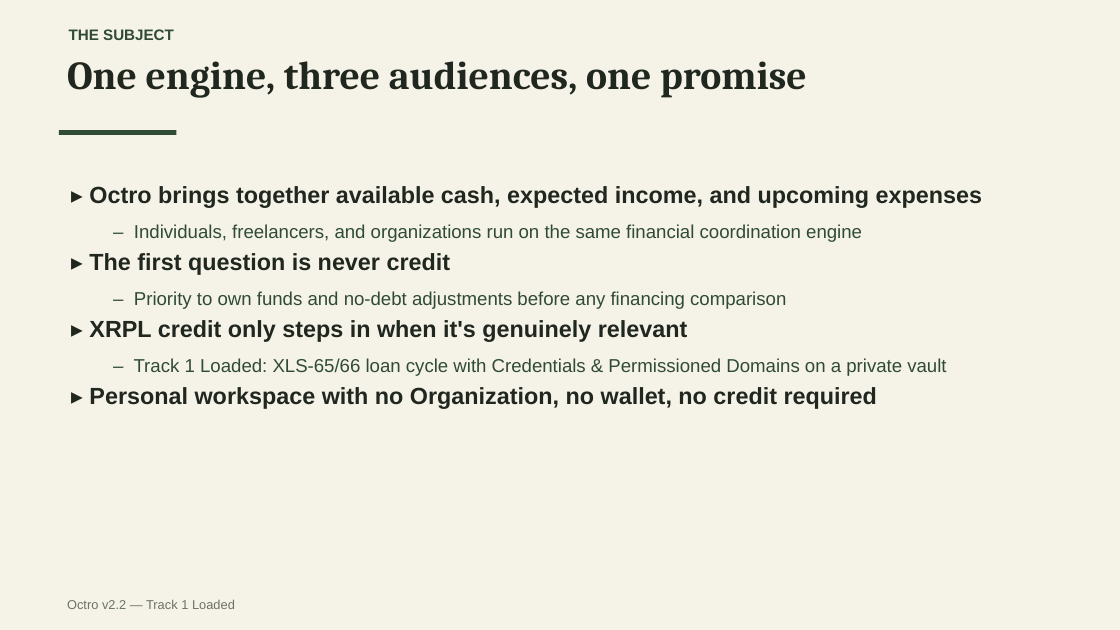
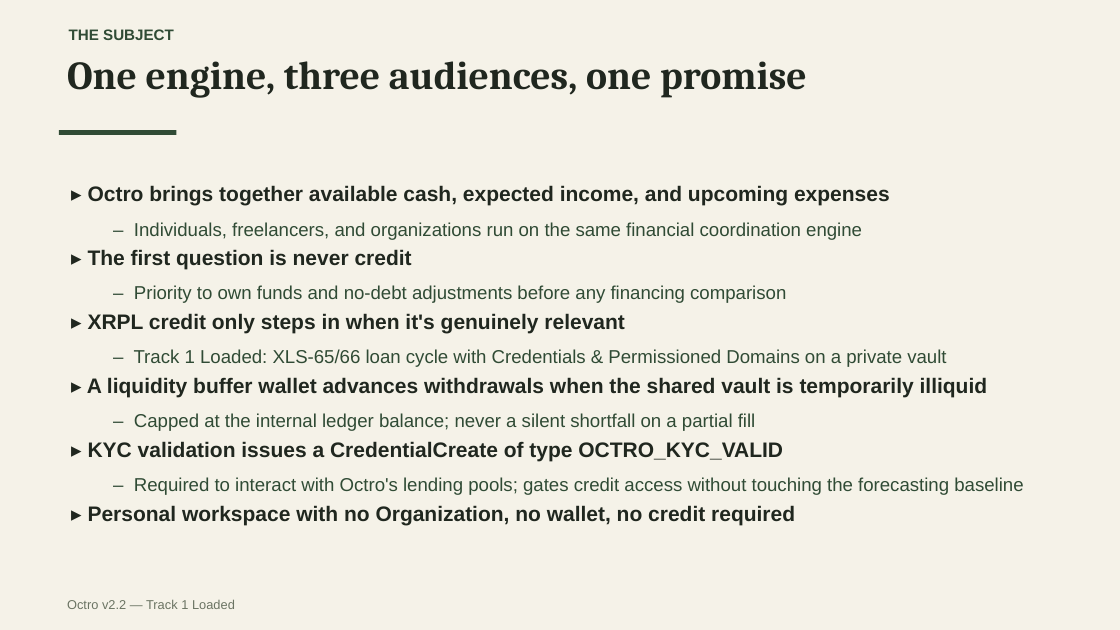
Before and after one commit to KaiZenKOS/Octro, a slide deck: slide 2 of docs/presentation/octro-presentation.pptx. Drawn at 1120x630 pixels with LibreOffice and Linux fonts; fonts in the diff are those of the drawing. Boxes give left, top, right and bottom in pixels: in the first picture for what was removed or moved away, otherwise in the second. Text is boxed around its words. In the diff, an @@ line names an element or a change of style, - is before the commit and + after.

```diff
--- a/docs/presentation/octro-presentation.pptx
+++ b/docs/presentation/octro-presentation.pptx
@@ text at <box>88,185,890,525</box>: size 20 to 18 pt in "▸ Octro brings together available cash, expected ...", "▸ The first question is never credit", "▸ XRPL credit only steps in when ...", "▸ Personal workspace with no Organization, no ..." @@
@@ text at <box>87,377,1023,495</box>: paragraphs added @@
+▸ A liquidity buffer wallet advances withdrawals when the shared vault is temporarily illiquid
+  – Capped at the internal ledger balance; never a silent shortfall on a partial fill
+▸ KYC validation issues a CredentialCreate of type OCTRO_KYC_VALID
+  – Required to interact with Octro's lending pools; gates credit access without touching the forecasting baseline
```
